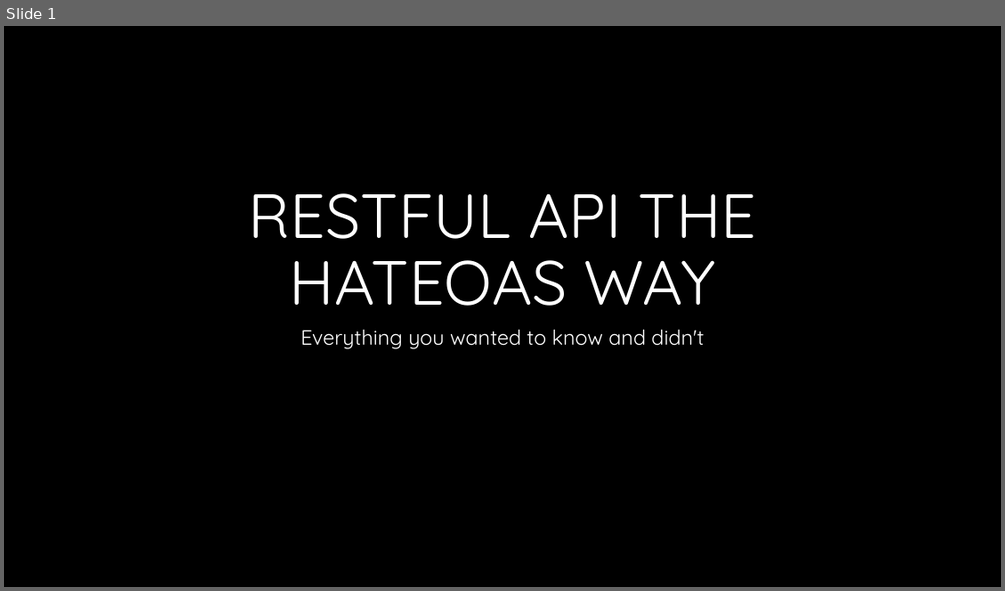
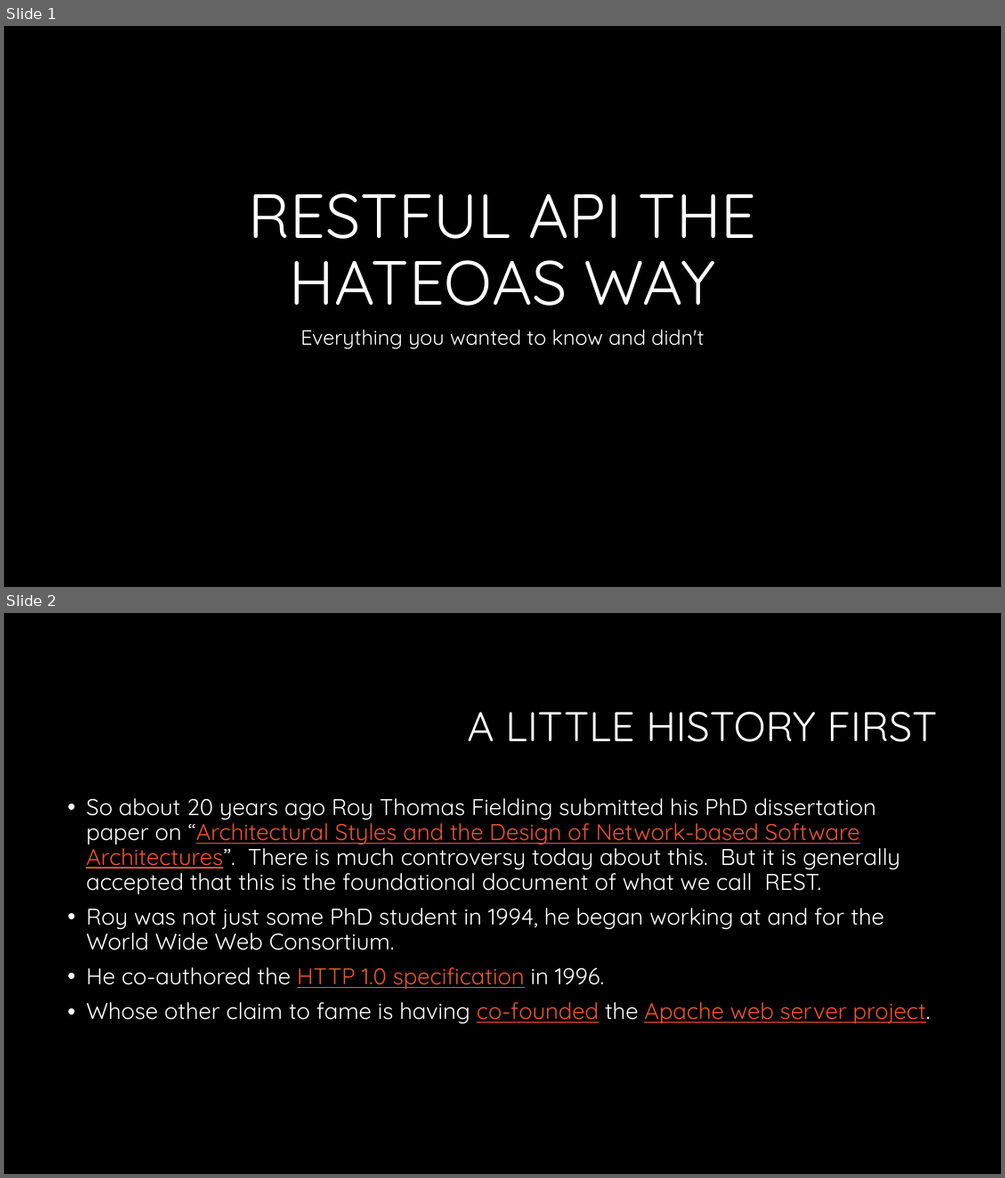
Before and after one commit to RonGarlit/RESTfulApiDemo, a slide deck: RESTful API the HATEOAS Way.pptx. Shown one above the other, each under a label of ours: slide 1 before the commit, slides 1 and 2 after it. The pictures are 1005x591 and 1005x1178 pixels, drawn with LibreOffice and Linux fonts; fonts in the diff are those of the drawing; background and template pictures are left out. Boxes give left, top, right and bottom in pixels: in the first picture for what was removed or moved away, otherwise in the second. Text is boxed around its words. In the diff, an @@ line names an element or a change of style, - is before the commit and + after.

Commit message:
Incremental commit of presentation

```diff
--- a/RESTful API the HATEOAS Way.pptx
+++ b/RESTful API the HATEOAS Way.pptx
@@ slide 2 added at <box>4,613,1001,1174</box>, background #000000 @@
@@ title added at <box>467,712,938,742</box>, 40 pt, text #FFFFFF @@
+A LITTLE HISTORY FIRST
@@ text added at <box>86,798,930,1023</box>, 22 pt, text #FFFFFF @@
+• So about 20 years ago Roy Thomas Fielding submitted his PhD dissertation paper on “Architectural Styles and the Design of Network-based Software Architectures”. There is much controversy today about this. But it is generally accepted that this is the foundational document of what we call REST.
+• Roy was not just some PhD student in 1994, he began working at and for the World Wide Web Consortium.
+• He co-authored the HTTP 1.0 specification in 1996.
+• Whose other claim to fame is having co-founded the Apache web server project.
```
Also in this commit, not shown: 1 other file.
